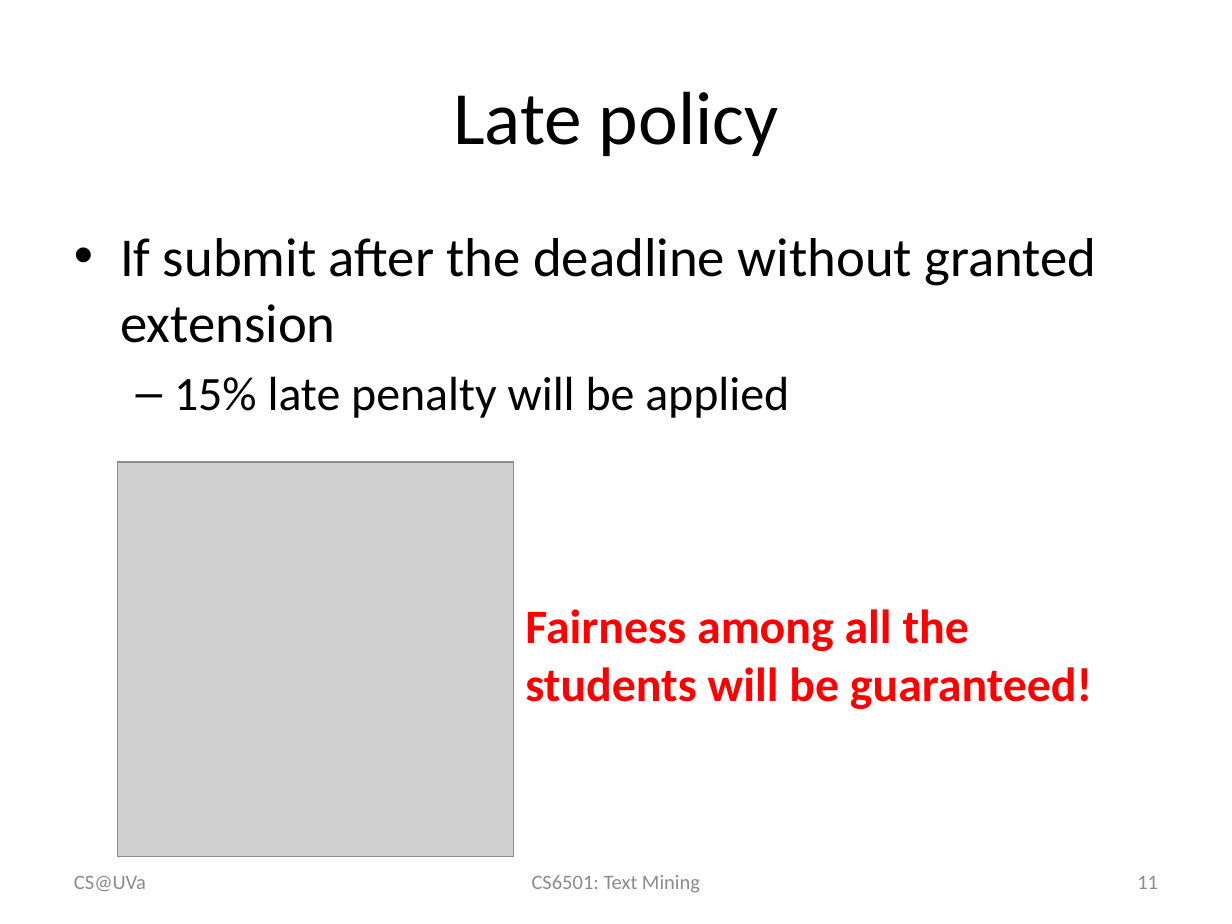
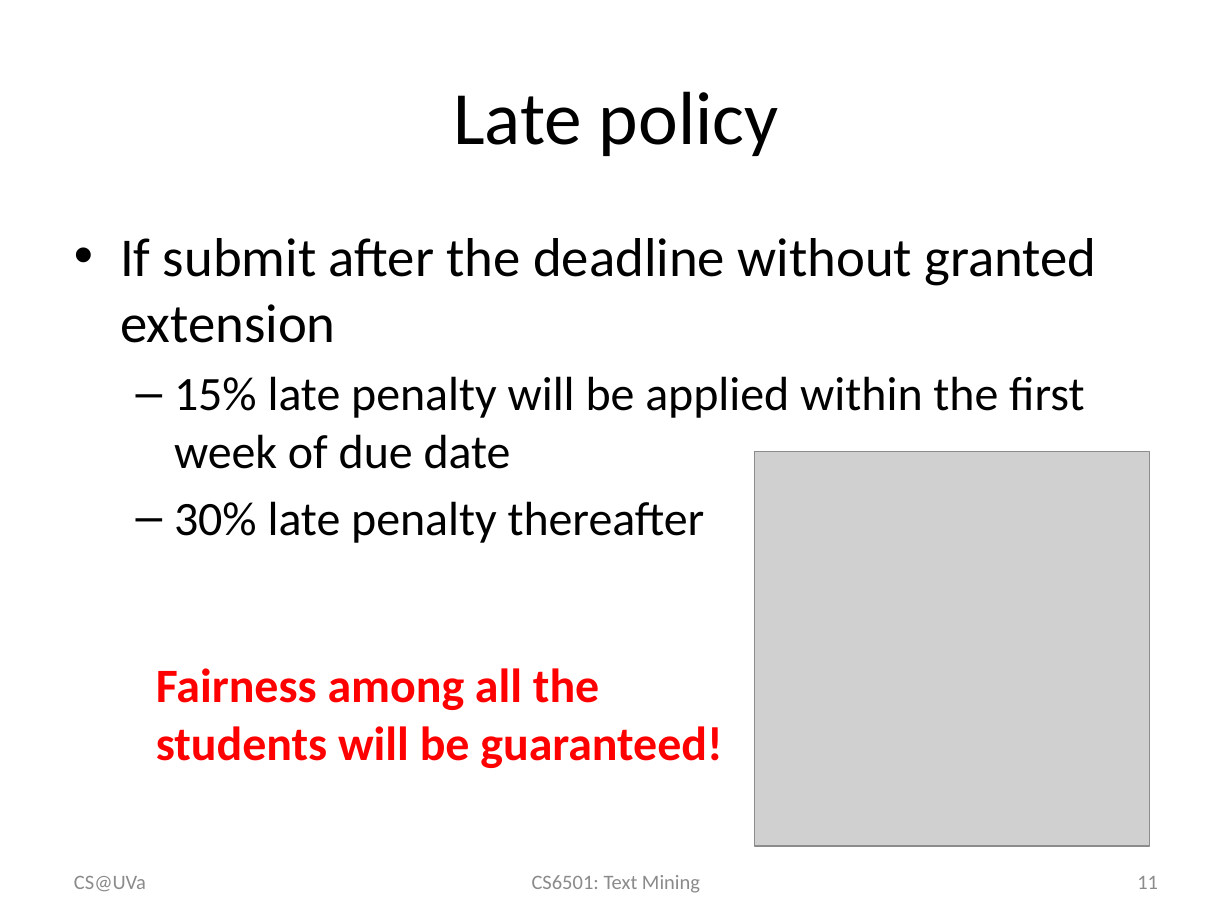
Before and after one commit to wang296/CS6501-Text-Mining, a slide deck: slide 11 of docs/CoursePolicy.pptx. Drawn at 1232x924 pixels with LibreOffice and Linux fonts; fonts in the diff are those of the drawing; grey boxes stand for pictures. Boxes give left, top, right and bottom in pixels: in the first picture for what was removed or moved away, otherwise in the second. Text is boxed around its words. In the diff, an @@ line names an element or a change of style, - is before the commit and + after.

```diff
--- a/docs/CoursePolicy.pptx
+++ b/docs/CoursePolicy.pptx
@@ text at [174,376,1084,543]: text changed @@
-  – 15% late penalty will be applied
+  – 15% late penalty will be applied within the first week of due date
+  – 30% late penalty thereafter
@@ picture: place and size @@
-picture at [118,462,514,856]
+picture at [754,452,1149,846]
@@ text "Fairness among all the students ...": place and size @@
-text "Fairness among all the students ..." at [525,609,1092,709]
+text "Fairness among all the students ..." at [156,668,722,768]
```
Also in this commit, not shown: 7 other slides changed, 2 slides added, 5 other files.
